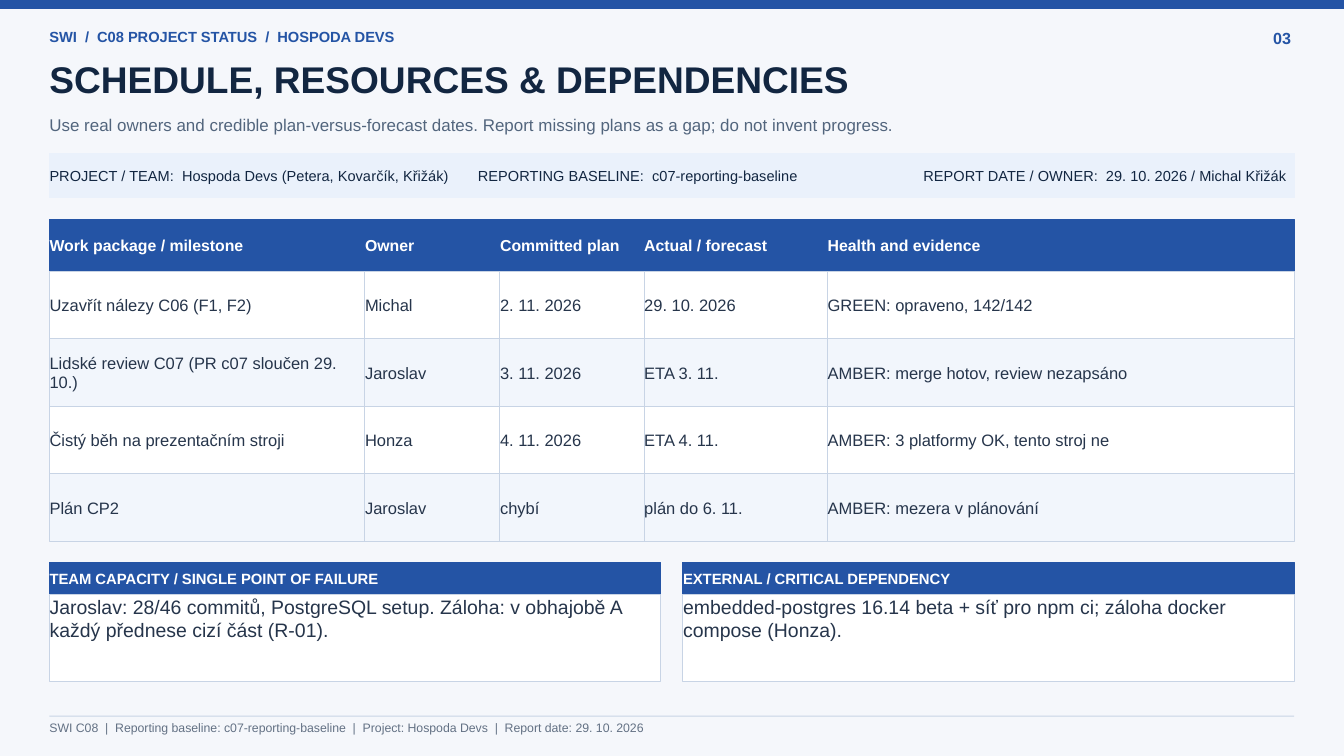
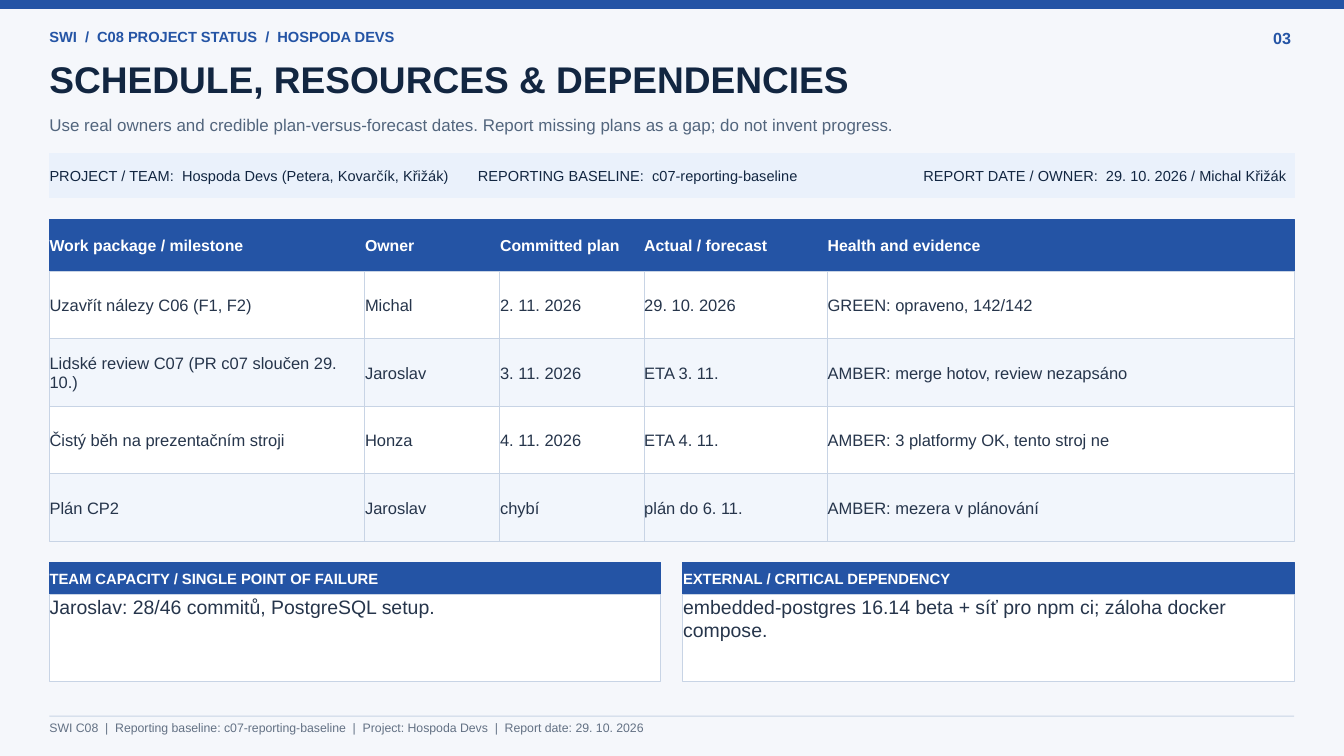
Before and after one commit to jaroslavpetera/swi_project, a slide deck: slide 3 of docs/c08-project-status.pptx. Drawn at 1344x756 pixels with LibreOffice and Linux fonts; fonts in the diff are those of the drawing. Boxes give left, top, right and bottom in pixels: in the first picture for what was removed or moved away, otherwise in the second. Text is boxed around its words. In the diff, an @@ line names an element or a change of style, - is before the commit and + after.

Commit message:
uprava prezentace

```diff
--- a/docs/c08-project-status.pptx
+++ b/docs/c08-project-status.pptx
@@ text in rectangle at [50,599,435,618]: text changed @@
-Jaroslav: 28/46 commitů, PostgreSQL setup. Záloha: v obhajobě A každý přednese cizí část (R-01).
+Jaroslav: 28/46 commitů, PostgreSQL setup.
@@ text in rectangle at [683,599,1226,641]: text changed @@
-embedded-postgres 16.14 beta + síť pro npm ci; záloha docker compose (Honza).
+embedded-postgres 16.14 beta + síť pro npm ci; záloha docker compose.
```
